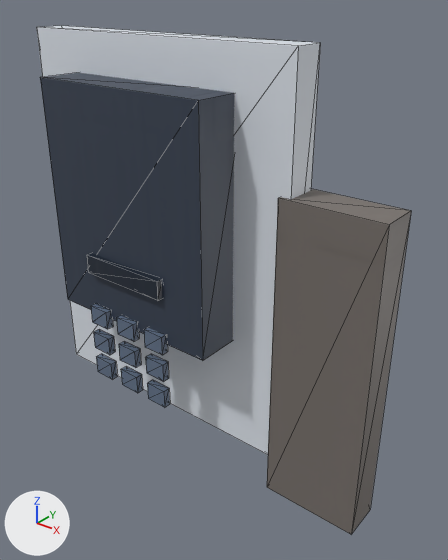
Two versions of the glTF model public/models/world/yard-access-node-body.glb, one commit apart.
Camera for both pictures: a 50 mm camera at (0.952, -1.033, 1.213) aimed at (0.081, 0.057, 0.537). Every picture has the same lights, and +X, +Y and +Z are marked at lower left. The first picture is the older version. Mesh edges are drawn as thin lines. Vertices at exactly the same position are counted once.

The scene before the commit, as lines of its bpy script (objects in view):
```python
ob_yard_access_node_bodybody = bpy.data.objects.new('Yard-access-node-bodyBody', me_yard_access_node_body_mesh)
ob_yard_access_node_bodybody.parent = ob_authored_surface_077
ob_yard_access_node_bodybody.location = (0.0, 0.0, 0.0)
```
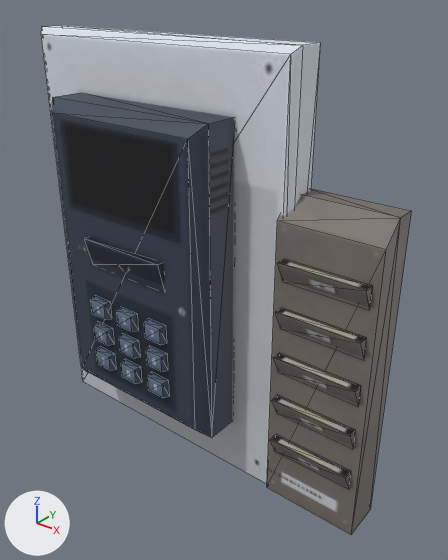
Edits to the bpy script that builds the scene:
```text
Add img_yard_access_node_body_albedo:
    img_yard_access_node_body_albedo = load_image('yard-access-node-body-albedo', '_unpacked/yard-access-node-body-albedo', 512, 512, 'sRGB')
Change mat_yard_access_node_body_surface:
    remove # nodes: BsdfPrincipled, Math, NormalMap, OutputMaterial, SeparateColor, TexImage x2, VertexColor
    nodes: BsdfPrincipled, NormalMap, OutputMaterial, TexImage x2
    uses the picture img_yard_access_node_body_albedo
    remove # uses the picture img_yard_access_node_body_orm
Change me_yard_access_node_body_mesh:
    used by ob_yard_access_node_bodybody; parent = ob_authored_surface_077; location = (0.0, 0.0, 0.0)
    remove me_yard_access_node_body_mesh.from_pydata(...)  # 104 vertices, 156 faces; spans x -0.466..0.466, y -0.1..0.1, z -0.5..0.5
    add me_yard_access_node_body_mesh.from_pydata(...)  # 142 vertices, 156 faces; spans x -0.512..0.512, y -0.11..0.11, z 0.0..1.1
    me_yard_access_node_body_mesh part 1: the loose piece of 8 vertices spanning x -0.466..0.261, y 0.018..0.091, z -0.409..0.5 is rebuilt with 12 vertices and now spans x -0.512..0.287, y 0.02..0.1, z 0.0..1.1
    me_yard_access_node_body_mesh part 2: 10 loose pieces with 80 vertices, spanning x -0.22..0.016, y -0.1..-0.082, z -0.305..0.023, are deleted
    me_yard_access_node_body_mesh part 3
    16 vertices are removed from x -0.33..0.466, y -0.086..0.1, z -0.5..0.409
    24 faces are deleted
    61 vertices are added at x -0.363..0.512, y -0.11..0.11, z 0.0..0.92
    18 new vertices lie (0.0, 0.0, 0.05) away from vertices in x -0.243..0.018, y -0.092, z 0.24..0.4
    6 new vertices lie (0.005, -0.018, -0.046) away from vertices in x -0.243..-0.043, y -0.092, z 0.29..0.45
    6 new vertices lie (0.052, 0.0, 0.0) away from vertices in x -0.238..-0.038, y -0.11, z 0.244..0.404
    12 new vertices lie (0.0, 0.0, 0.042) away from vertices in x -0.238..0.014, y -0.11, z 0.244..0.404
    6 new vertices lie (0.0, 0.0, 0.042) away from vertices in x -0.139..-0.086, y -0.11, z 0.244..0.404
    15 new vertices lie (0.211, 0.0, 0.0) away from vertices in x 0.282, y -0.014..0.013, z 0.131..0.666
    6 new vertices lie (0.0, 0.0, 0.8) away from vertices in x -0.363..0.512, y -0.065..0.11, z 0.0..0.15
    140 new faces join them
Change ob_yard_access_node_bodybody:
    remove ob_yard_access_node_bodybody.parent = ob_authored_surface_077
```

Changed parts and their boxes [x1, y1, x2, y2] in the pictures (448 x 560 px):
'Yard-access-node-bodyBody', surface changed, reshaped, moved
    before: [37, 26, 411, 534]
    after: [41, 26, 411, 534]
part 1 of me_yard_access_node_body_mesh, rebuilt (7% taller)
    before: [37, 26, 320, 455]
    after: [41, 26, 320, 484]
part 2 of me_yard_access_node_body_mesh, deleted (blue)
    before: [87, 254, 170, 407]
part 3 of me_yard_access_node_body_mesh, reshaped
    before: [40, 72, 409, 529]
    after: [52, 93, 409, 529]
